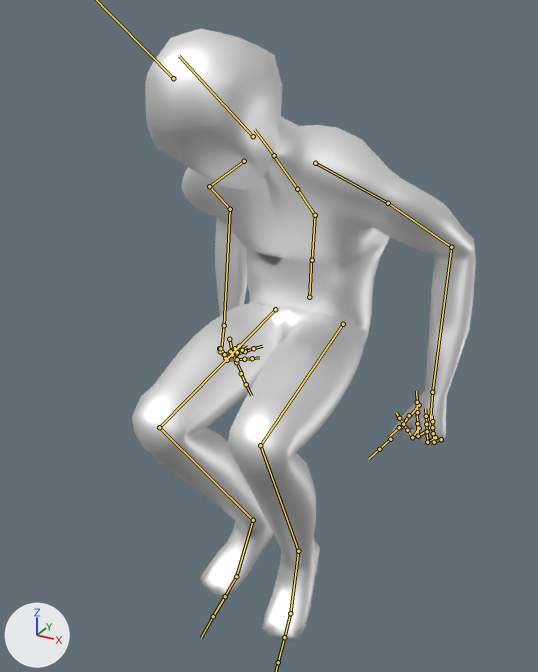
The FBX model Resources/3d/PlayerFBXNew/PlayerFBXNew.fbx: old version first, new version second.
Before and after are seen from a camera (50 mm lens) standing at (0.0174, -0.0366, 0.0193) and looking at (0.0004, -0.0056, 0.0038). The lights are fixed; the arrows at lower left show +X, +Y and +Z. Both versions are drawn at frame 21 of the action 'Armature|Armature|mixamo.com|Layer0.006'; the numbers are the values there. The bones that bend it are drawn over the model as lines.
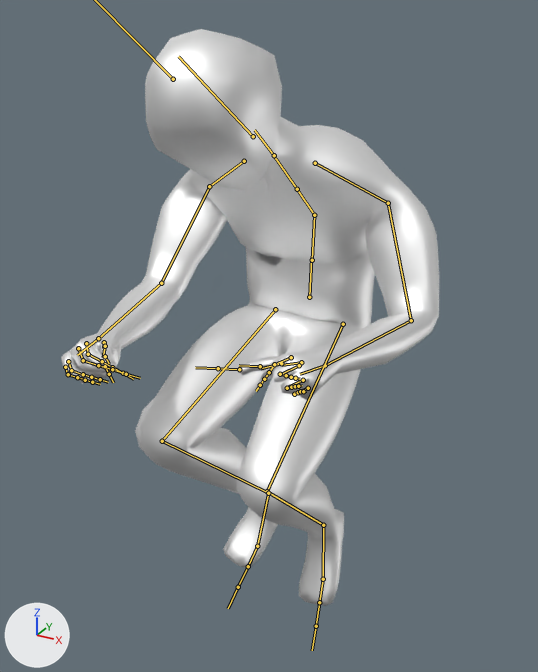
What differs and where, as boxes [x1, y1, x2, y2] in the pictures (538 x 672 px):
'Cube', posed (10% wider)
    before: [132, 29, 476, 642]
    after: [61, 29, 439, 606]
bone 'mixamorig:LeftArm', root to tip
    before: (388, 203) to (451, 247)
    after: (388, 203) to (411, 320)
bone 'mixamorig:RightArm', root to tip
    before: (209, 186) to (230, 209)
    after: (209, 186) to (161, 283)
bone 'mixamorig:LeftUpLeg', root to tip
    before: (343, 324) to (260, 445)
    after: (343, 324) to (267, 491)
bone 'mixamorig:LeftLeg', root to tip
    before: (260, 445) to (298, 551)
    after: (267, 491) to (323, 525)
bone 'mixamorig:RightUpLeg', root to tip
    before: (275, 309) to (159, 427)
    after: (275, 309) to (162, 441)
bone 'mixamorig:RightLeg', root to tip
    before: (159, 427) to (253, 520)
    after: (162, 441) to (268, 493)

Diff of the bpy script that builds the scene:
```diff
--- a/Resources/3d/PlayerFBXNew/PlayerFBXNew.fbx.py
+++ b/Resources/3d/PlayerFBXNew/PlayerFBXNew.fbx.py
@@ bone_mixamorig_leftarm @@
 bone_mixamorig_leftarm = bpy.data.objects['Armature'].pose.bones['mixamorig:LeftArm']  # child of 'mixamorig:LeftShoulder'
-bone_mixamorig_leftarm.rotation_quaternion = (0.887, 0.451, -0.03, -0.089)  # degrees (54, 2, -11)
+bone_mixamorig_leftarm.rotation_quaternion = (0.774, 0.261, -0.435, 0.379)  # degrees (9, -61, 47)
@@ bone_mixamorig_rightarm @@
 bone_mixamorig_rightarm = bpy.data.objects['Armature'].pose.bones['mixamorig:RightArm']  # child of 'mixamorig:RightShoulder'
-bone_mixamorig_rightarm.rotation_quaternion = (0.864, 0.465, 0.071, 0.179)  # degrees (56, -3, 22)
+bone_mixamorig_rightarm.rotation_quaternion = (0.711, 0.288, 0.453, -0.453)  # degrees (0, 65, -65)
@@ bone_mixamorig_leftupleg @@
 bone_mixamorig_leftupleg = bpy.data.objects['Armature'].pose.bones['mixamorig:LeftUpLeg']  # child of 'mixamorig:Hips'
-bone_mixamorig_leftupleg.rotation_quaternion = (0.725, 0.682, -0.088, -0.039)  # degrees (87, -4, -10)
+bone_mixamorig_leftupleg.rotation_quaternion = (0.8, 0.594, -0.086, -0.026)  # degrees (74, -6, -8)
@@ bone_mixamorig_leftleg @@
 bone_mixamorig_leftleg = bpy.data.objects['Armature'].pose.bones['mixamorig:LeftLeg']  # child of 'mixamorig:LeftUpLeg'
-bone_mixamorig_leftleg.rotation_quaternion = (0.552, -0.831, 0.007, 0.077)  # degrees (-113, 8, 4)
+bone_mixamorig_leftleg.rotation_quaternion = (0.528, -0.845, 0.007, 0.082)  # degrees (-116, 8, 4)
@@ bone_mixamorig_rightupleg @@
 bone_mixamorig_rightupleg = bpy.data.objects['Armature'].pose.bones['mixamorig:RightUpLeg']  # child of 'mixamorig:Hips'
-bone_mixamorig_rightupleg.rotation_quaternion = (0.745, 0.66, 0.077, 0.06)  # degrees (83, 2, 11)
+bone_mixamorig_rightupleg.rotation_quaternion = (0.766, 0.635, 0.078, 0.061)  # degrees (80, 2, 11)
@@ bone_mixamorig_rightleg @@
 bone_mixamorig_rightleg = bpy.data.objects['Armature'].pose.bones['mixamorig:RightLeg']  # child of 'mixamorig:RightUpLeg'
-bone_mixamorig_rightleg.rotation_quaternion = (0.533, -0.846, 0.0, -0.011)  # degrees (-116, -1, -1)
+bone_mixamorig_rightleg.rotation_quaternion = (0.48, -0.877, 0.006, -0.012)  # degrees (-123, -1, -1)
```
